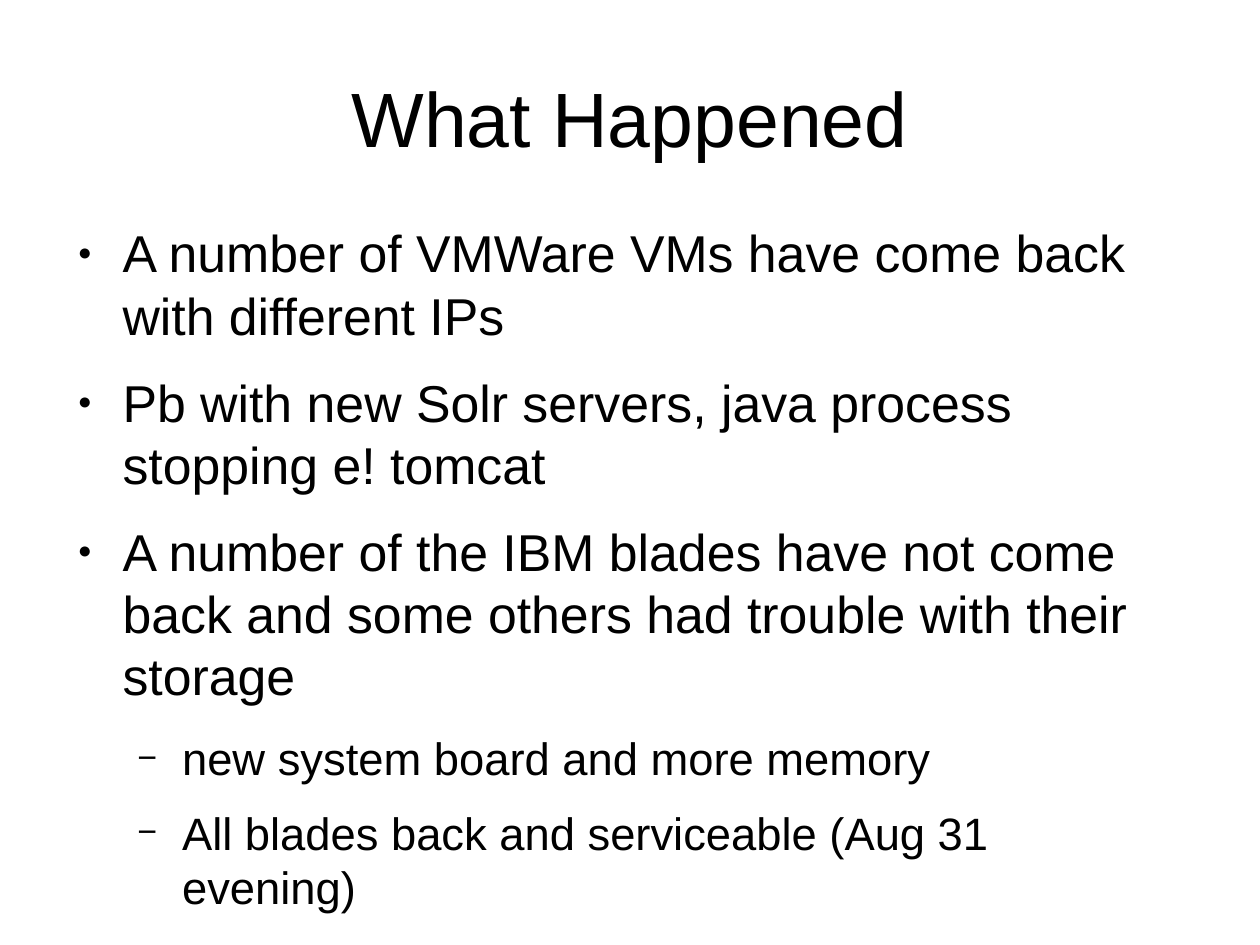
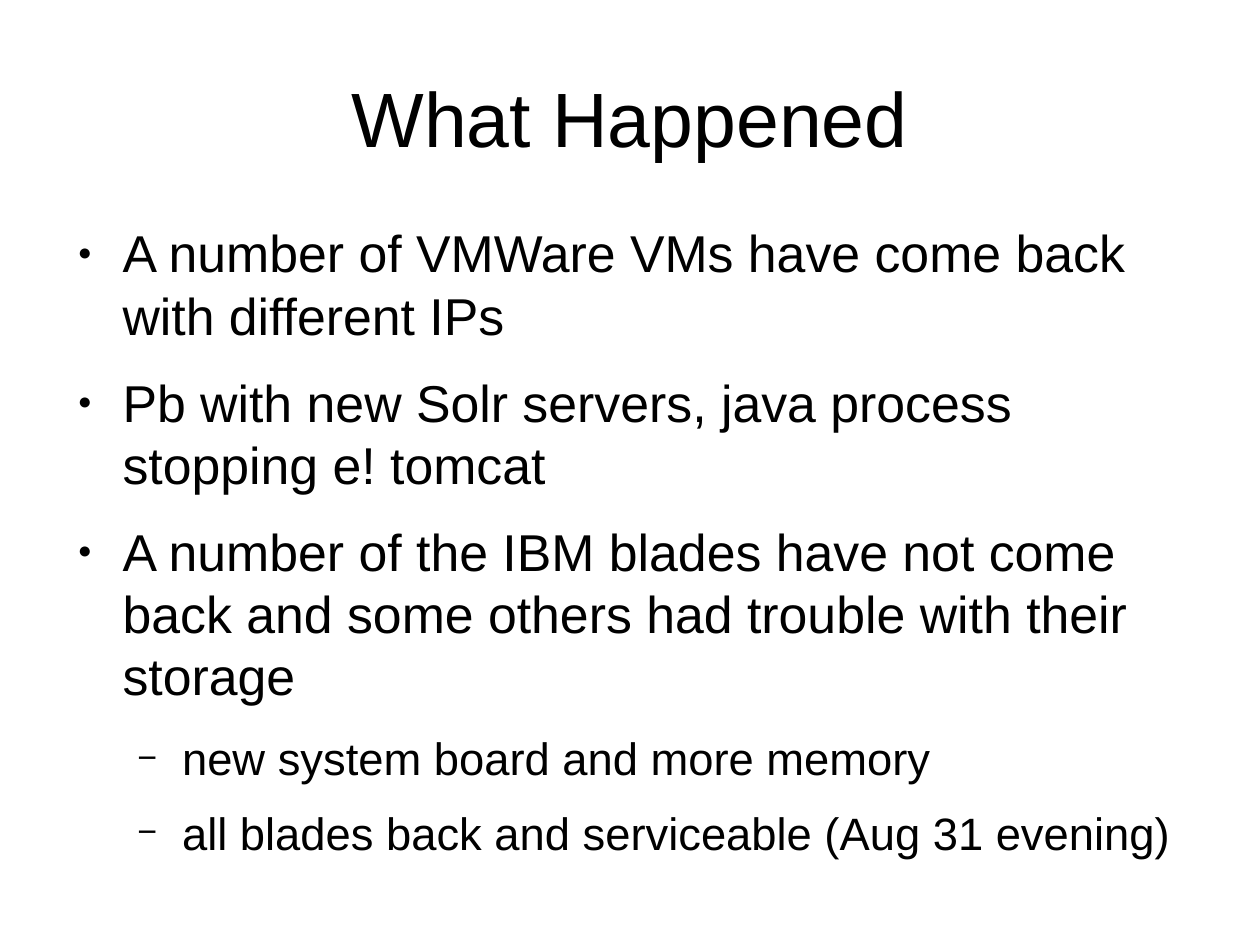
Before and after one commit to avullo/ensembl-migration-pm, a slide deck: slide 13 of data-review-10-16/talk.odp. Drawn at 1260x945 pixels with LibreOffice and Linux fonts; fonts in the diff are those of the drawing; background and template pictures are left out. Boxes give left, top, right and bottom in pixels: in the first picture for what was removed or moved away, otherwise in the second. Text is boxed around its words. In the diff, an @@ line names an element or a change of style, - is before the commit and + after.

```diff
--- a/data-review-10-16/talk.odp
+++ b/data-review-10-16/talk.odp
@@ text at (182, 817, 1170, 859): text changed @@
-  − All blades back and serviceable (Aug 31 evening)
+  − all blades back and serviceable (Aug 31 evening)
```
Also in this commit, not shown: 3 other slides changed, 4 other files.
